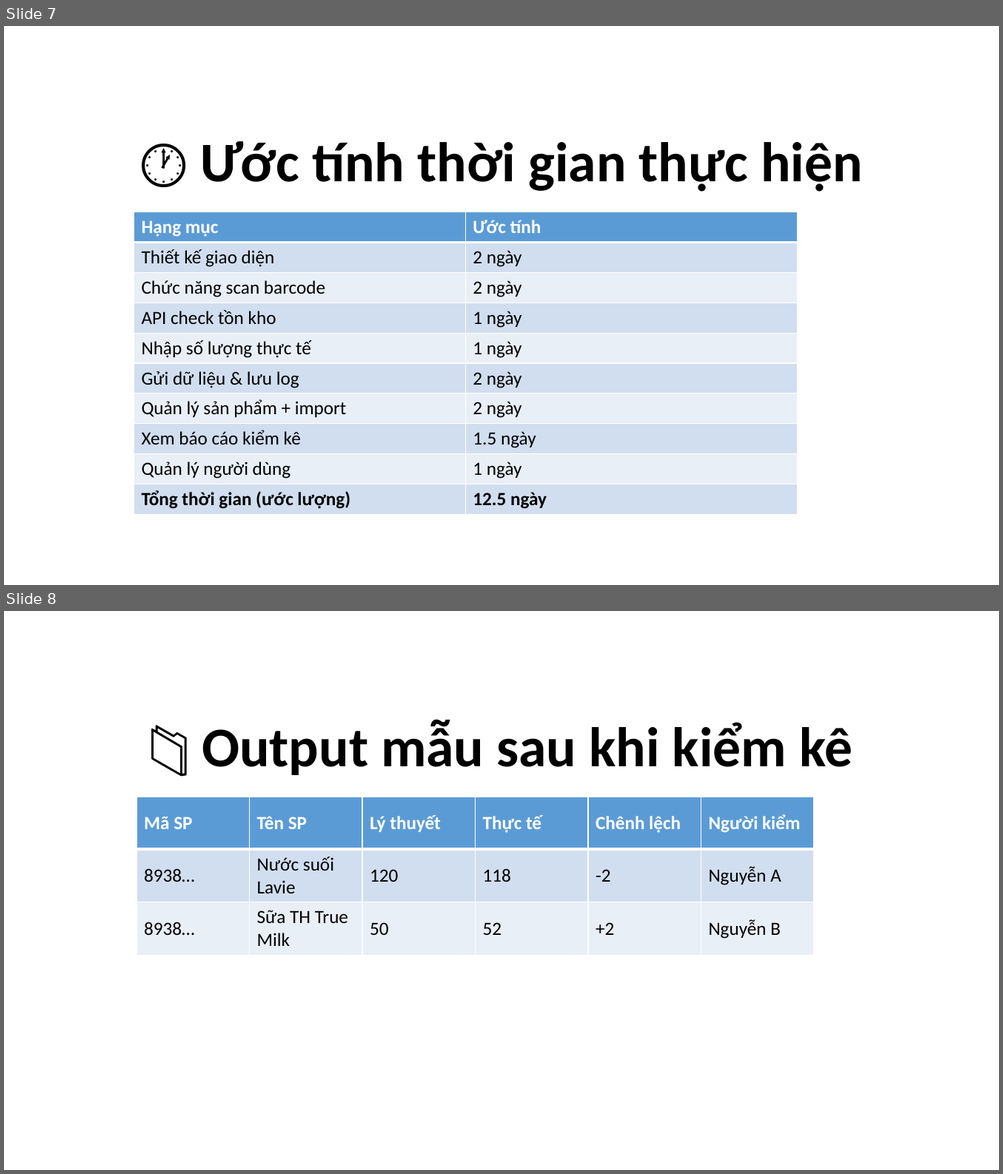
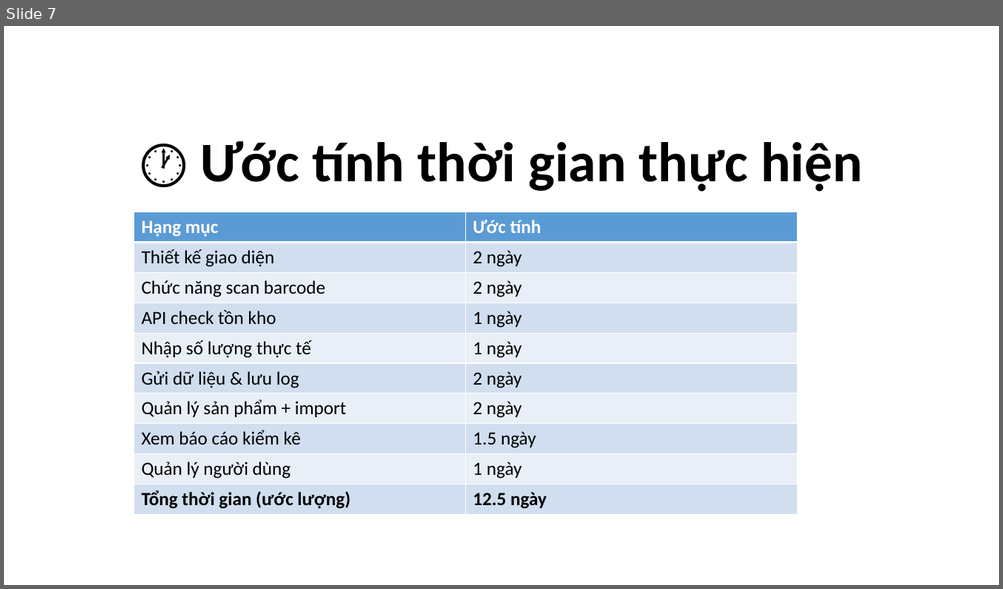
Before and after one commit to phamminhkim/DOCS-WISDOM, a slide deck: WISDOM_Client.pptx. Shown one above the other, each under a label of ours: slides 7 and 8 before the commit, slide 7 after it. The pictures are 1003x1174 and 1003x589 pixels, drawn with LibreOffice and Linux fonts; fonts in the diff are those of the drawing. Boxes give left, top, right and bottom in pixels: in the first picture for what was removed or moved away, otherwise in the second. Text is boxed around its words. In the diff, an @@ line names an element or a change of style, - is before the commit and + after.

```diff
--- a/WISDOM_Client.pptx
+++ b/WISDOM_Client.pptx
@@ slide 8 removed at <box>4,611,999,1170</box>, background #FFFFFF @@
@@ title removed at <box>202,720,852,775</box> @@
-📁 Output mẫu sau khi kiểm kê
@@ table removed at <box>136,797,813,954</box>, 3 rows, 6 columns @@
-Mã SP | Tên SP | Lý thuyết | Thực tế | Chênh lệch | Người kiểm
-8938… | Nước suối Lavie | 120 | 118 | -2 | Nguyễn A
-8938… | Sữa TH True Milk | 50 | 52 | +2 | Nguyễn B
```
Also in this commit, not shown: 4 slides changed, 2 slides added, 2 other slides removed.
